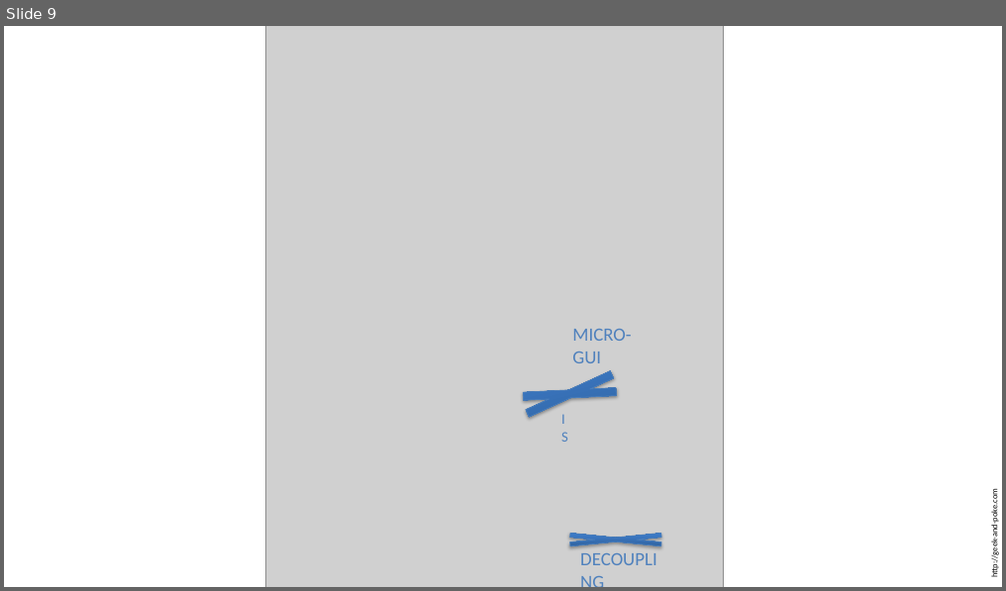
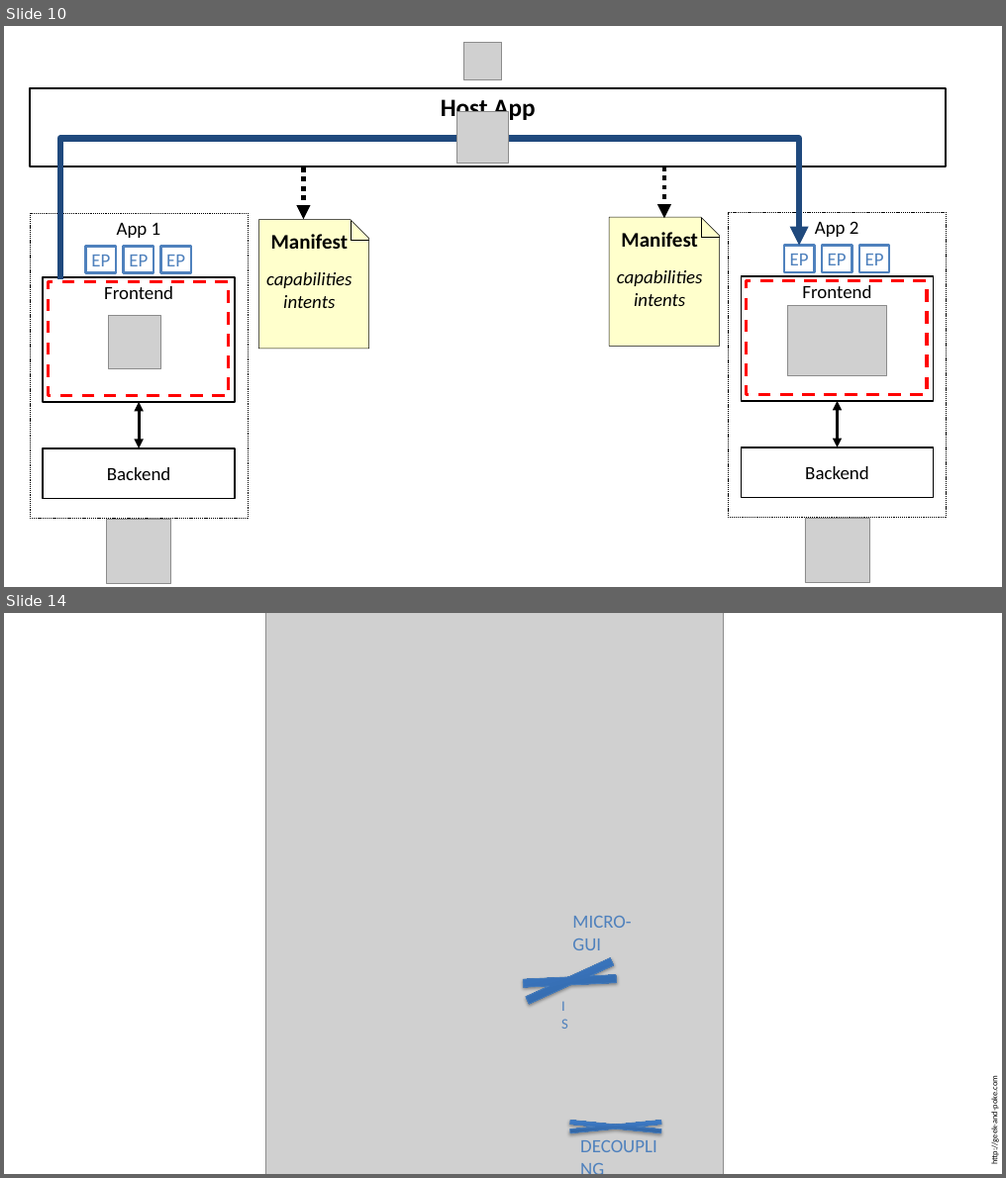
Before and after one commit to simoneggler/bat42, a slide deck: presentation-scion-workbench-bat42.pptx. Shown one above the other, each under a label of ours: slide 9 before the commit, slides 10 and 14 after it; the slides between them are not shown. The pictures are 1006x591 and 1006x1178 pixels, drawn with LibreOffice and Linux fonts; fonts in the diff are those of the drawing; grey boxes stand for pictures; background and template pictures are left out. Boxes give left, top, right and bottom in pixels: in the first picture for what was removed or moved away, otherwise in the second. Text is boxed around its words. In the diff, an @@ line names an element or a change of style, - is before the commit and + after.

```diff
--- a/presentation-scion-workbench-bat42.pptx
+++ b/presentation-scion-workbench-bat42.pptx
@@ slide 10 added at [4,26,1002,587], background #FFFFFF @@
@@ picture added at [463,42,502,79] @@
@@ rectangle added at [30,88,946,167], fill #FFFFFF, outline #000000 1.5 pt, 24 pt, text #000000, bold @@
+Host App
@@ picture added at [456,111,509,163] @@
@@ elbow arrow added from (60, 279) to (799, 246), #1F497D 6 pt @@
@@ group added at [258,167,720,349]: 4 lines, 2 snip rects, 2 arrows @@
+Manifest
+capabilities
+intents
+Manifest
+capabilities
+intents
@@ rectangle added at [85,246,116,274], fill #FFFFFF, outline #4F81BD 2.25 pt, 18 pt, text #4F81BD @@
+EP
@@ rectangle added at [123,246,152,274], fill #FFFFFF, outline #4F81BD 2.25 pt, 18 pt, text #4F81BD @@
+EP
@@ rectangle added at [161,246,191,274], fill #FFFFFF, outline #4F81BD 2.25 pt, 18 pt, text #4F81BD @@
+EP
@@ rectangle added at [784,246,814,273], fill #FFFFFF, outline #4F81BD 2.25 pt, 18 pt, text #4F81BD @@
+EP
@@ rectangle added at [822,246,851,273], fill #FFFFFF, outline #4F81BD 2.25 pt, 18 pt, text #4F81BD @@
+EP
@@ rectangle added at [859,246,890,273], fill #FFFFFF, outline #4F81BD 2.25 pt, 18 pt, text #4F81BD @@
+EP
@@ rectangle added at [48,282,229,396], outline #FF0000 3 pt dashed @@
@@ rectangle added at [746,281,927,395], outline #FF0000 3 pt dashed @@
@@ group added at [30,213,248,518]: 3 rectangles, 1 double arrow, 1 picture @@
+Frontend
+Backend
+App 1
@@ picture added at [788,305,887,375] @@
@@ group added at [729,212,945,517]: 3 rectangles, 1 double arrow @@
+Frontend
+Backend
+App 2
@@ picture added at [107,519,171,583] @@
@@ picture added at [805,519,869,583] @@
@@ what was slide 9 is now slide 14 @@
```
Also in this commit, not shown: 3 slides changed, 4 other slides added.
